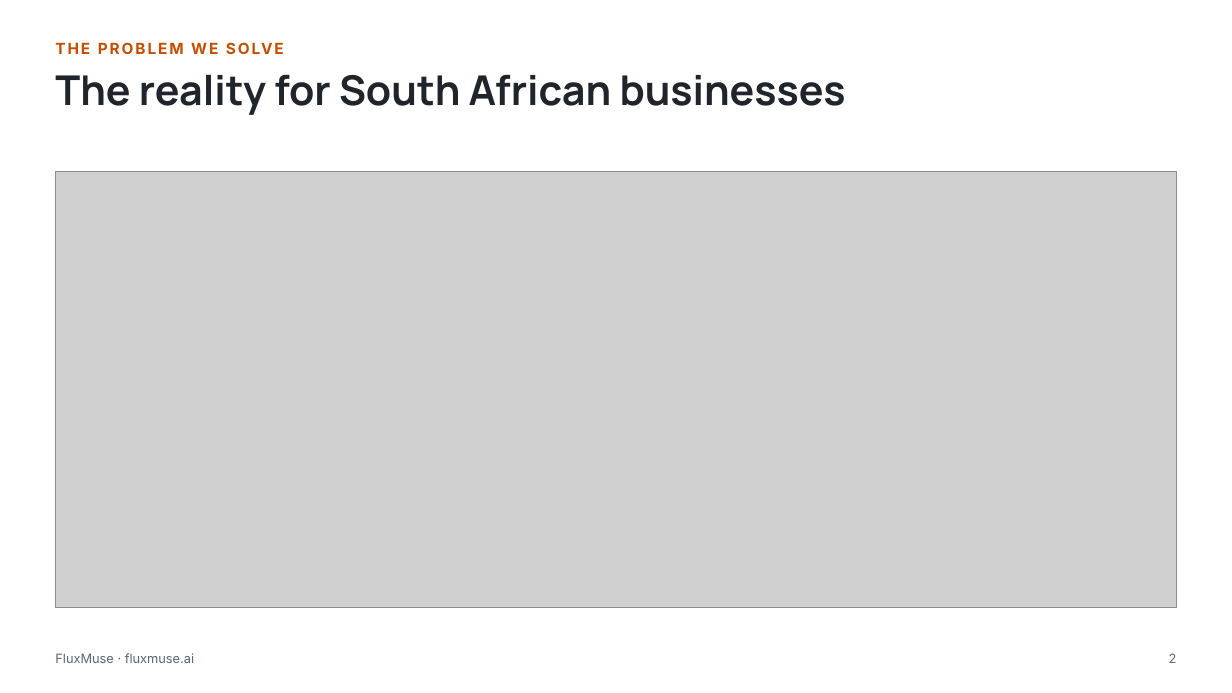
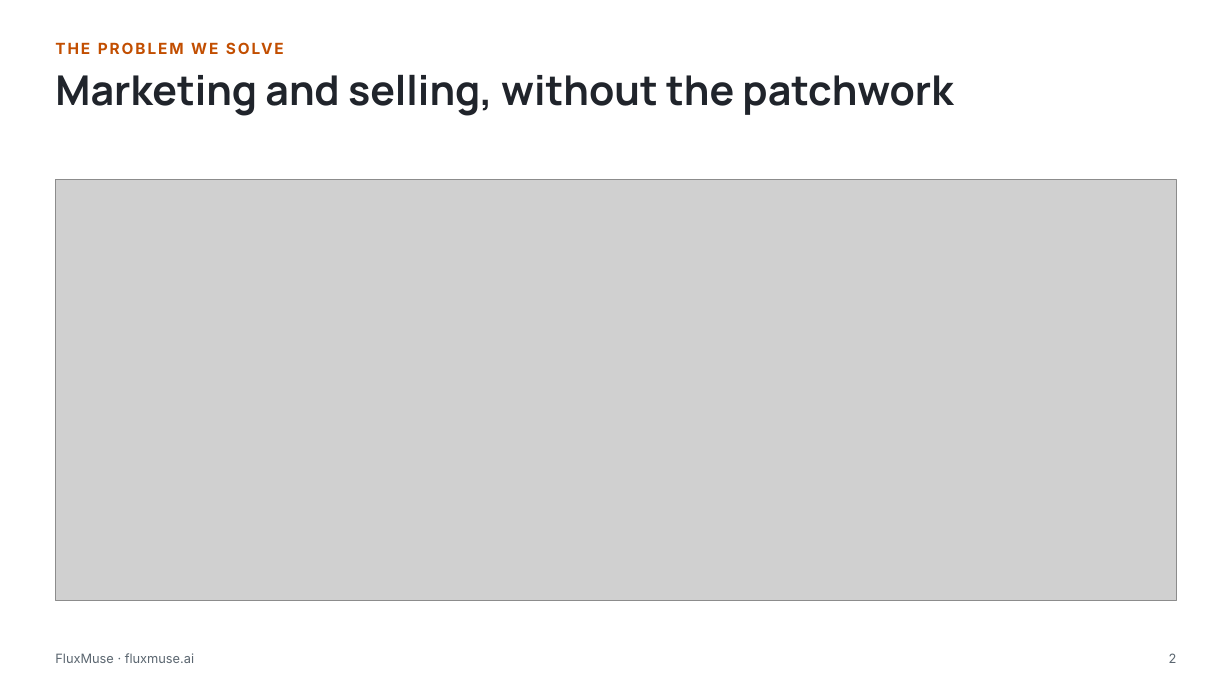
Before and after one commit to embizo/fluxmuse, a slide deck: slide 2 of docs/go-to-market/02_Brand_Pitch_Deck/FluxMuse_Pitch_SMEs.pptx. Drawn at 1232x693 pixels with LibreOffice and Linux fonts; fonts in the diff are those of the drawing; grey boxes stand for pictures. Boxes give left, top, right and bottom in pixels: in the first picture for what was removed or moved away, otherwise in the second. Text is boxed around its words. In the diff, an @@ line names an element or a change of style, - is before the commit and + after.

```diff
--- a/docs/go-to-market/02_Brand_Pitch_Deck/FluxMuse_Pitch_SMEs.pptx
+++ b/docs/go-to-market/02_Brand_Pitch_Deck/FluxMuse_Pitch_SMEs.pptx
@@ text at [55, 74, 953, 116]: text changed @@
-The reality for South African businesses
+Marketing and selling, without the patchwork
@@ picture: place and size @@
-picture at [55, 172, 1177, 608]
+picture at [55, 180, 1177, 601]
```
Also in this commit, not shown: 13 other slides changed, 6 slides added, 10 slides removed, 8 other files.
